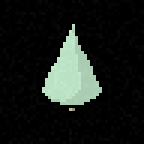
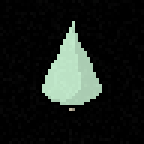
Layered file, before and after one edit (144px x 144px). Changes by layer:
painted on "Edge" over box(42, 21, 102, 87)
